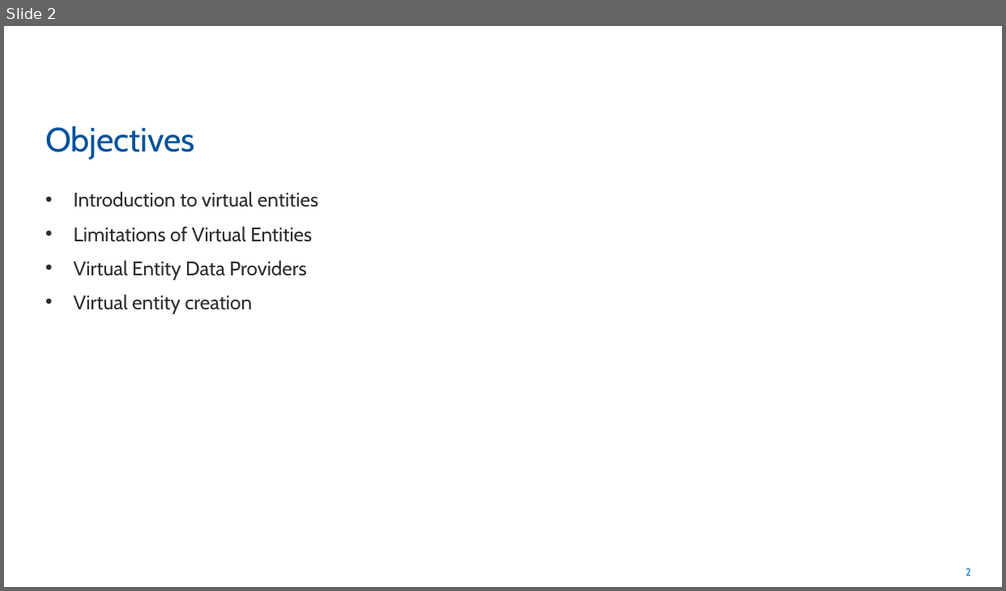
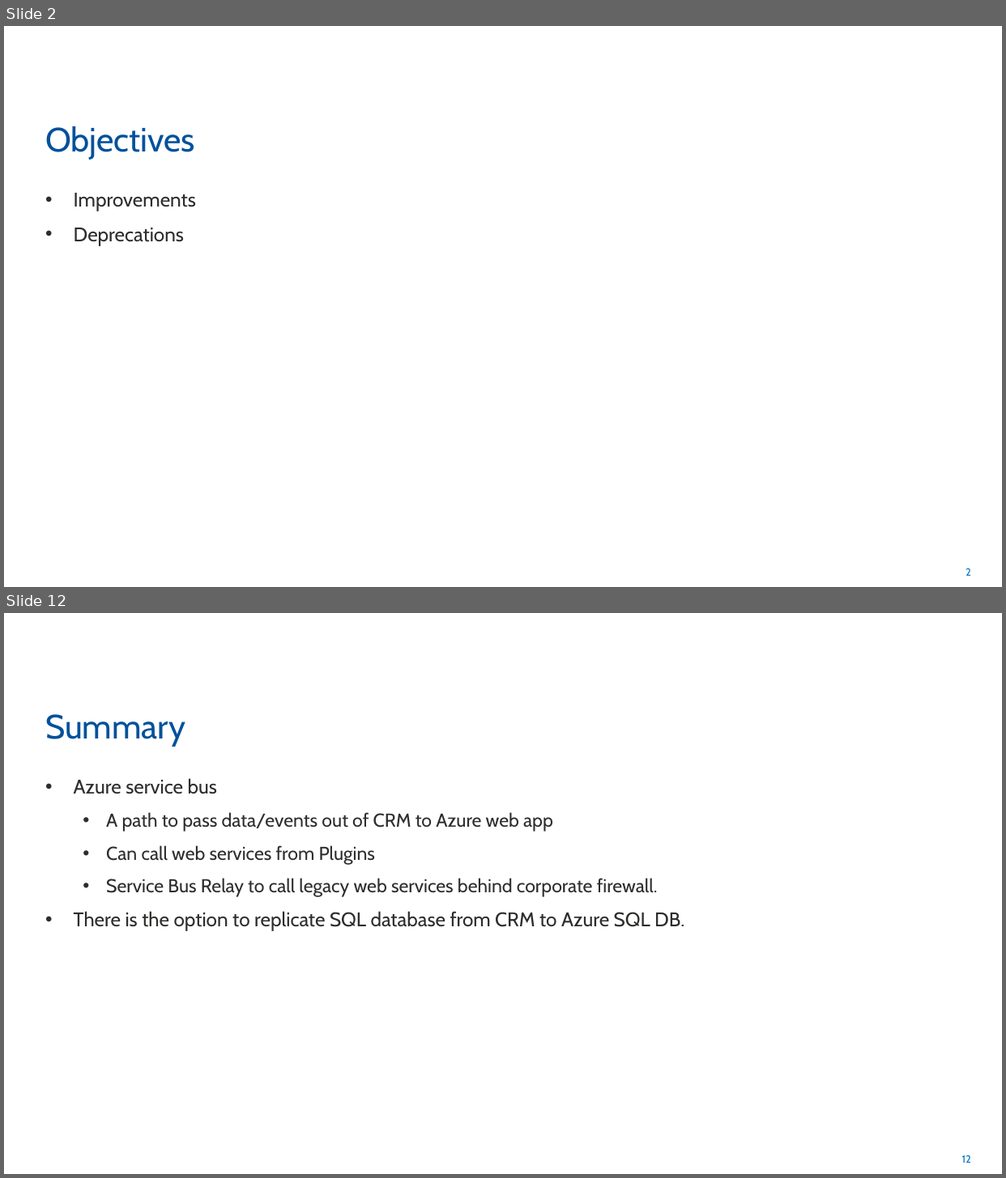
Before and after one commit to rogerhillgsy/CRMTraining, a slide deck: Documents/QA Powerpoints/Module 10.pptx. Shown one above the other, each under a label of ours: slide 2 before the commit, slides 2 and 12 after it; the slides between them are not shown. The pictures are 1006x591 and 1006x1178 pixels, drawn with LibreOffice and Linux fonts; fonts in the diff are those of the drawing. Boxes give left, top, right and bottom in pixels: in the first picture for what was removed or moved away, otherwise in the second. Text is boxed around its words. In the diff, an @@ line names an element or a change of style, - is before the commit and + after.

```diff
--- a/Documents/QA Powerpoints/Module 10.pptx
+++ b/Documents/QA Powerpoints/Module 10.pptx
@@ slide 12 added at (4,613,1002,1174), background #FFFFFF; not listed: 1 template element that a slide beside it also shows @@
@@ title added at (45,714,185,747), 32.4 pt, text #00519C @@
+Summary
@@ text added at (74,778,684,931), 18 pt, text #2E2D2C @@
+• Azure service bus
+  • A path to pass data/events out of CRM to Azure web app
+  • Can call web services from Plugins
+  • Service Bus Relay to call legacy web services behind corporate firewall.
+• There is the option to replicate SQL database from CRM to Azure SQL DB.
@@ slide 2 changed as well @@
@@ text at (74,193,196,246): text changed @@
-• Introduction to virtual entities
-• Limitations of Virtual Entities
-• Virtual Entity Data Providers
-• Virtual entity creation
+• Improvements
+• Deprecations
```
Also in this commit, not shown: 4 other slides changed, 7 other slides added, 10 slides removed, 1 other file.
